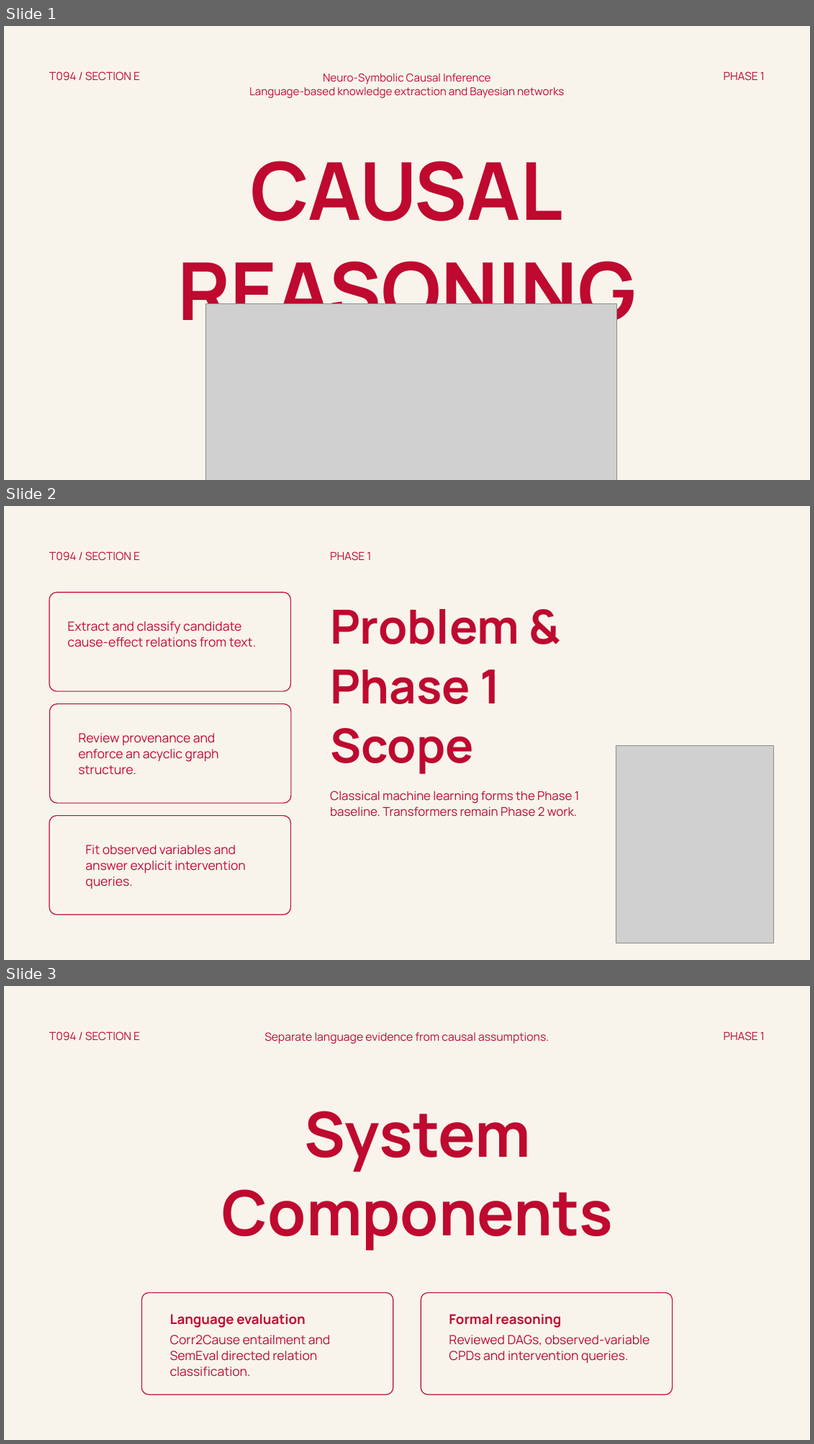
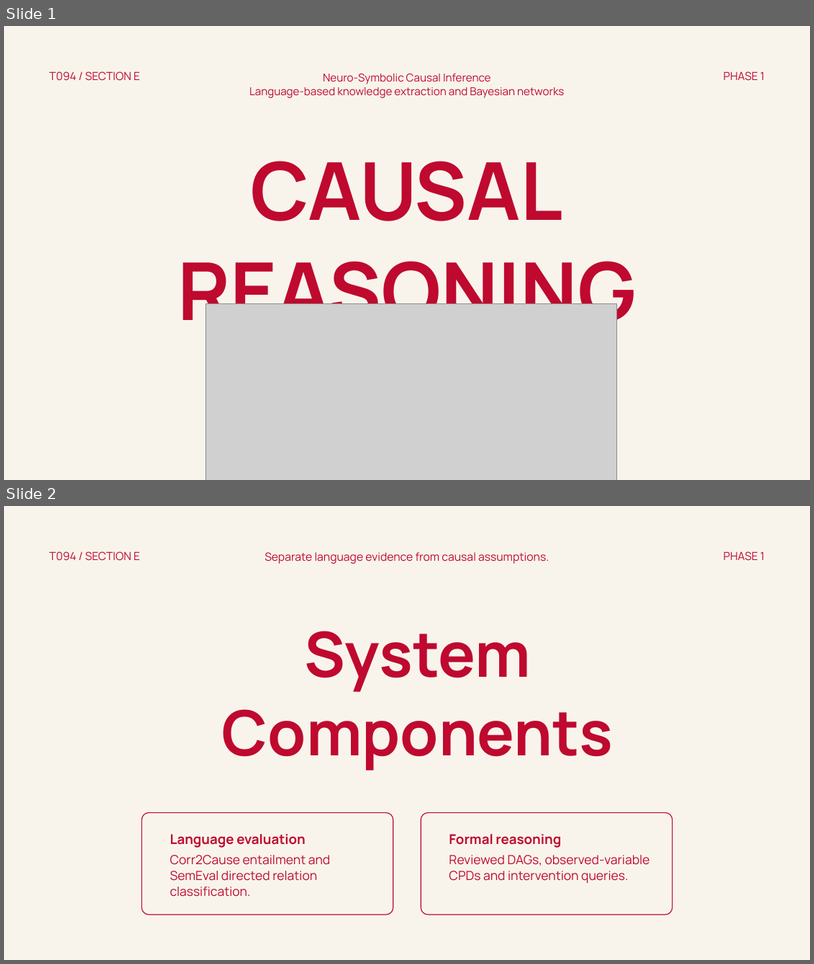
Before and after one commit to Mystic-commits/AML-DL_Project, a slide deck: docs/phase1_presentation.pptx. Shown one above the other, each under a label of ours: slides 1, 2 and 3 before the commit, slides 1 and 2 after it. The pictures are 814x1444 and 814x964 pixels, drawn with LibreOffice and Linux fonts; fonts in the diff are those of the drawing; grey boxes stand for pictures. Boxes give left, top, right and bottom in pixels: in the first picture for what was removed or moved away, otherwise in the second. Text is boxed around its words. In the diff, an @@ line names an element or a change of style, - is before the commit and + after.

Commit message:
docs(presentation): condense to eight slides and remove Phase 2 references

```diff
--- a/docs/phase1_presentation.pptx
+++ b/docs/phase1_presentation.pptx
@@ slide 2 removed at [4,506,810,960], background #F8F4EC @@
@@ text removed at [49,551,140,561] @@
-T094 / SECTION E
@@ text removed at [330,551,371,561] @@
-PHASE 1
@@ freeform shape removed at [49,592,291,691] @@
@@ text removed at [330,609,520,774] @@
-Problem &
-Phase 1
-Scope
@@ text removed at [67,621,256,647] @@
-Extract and classify candidate cause-effect relations from text.
@@ freeform shape removed at [49,703,291,803] @@
@@ text removed at [78,733,219,775] @@
-Review provenance and enforce an acyclic graph structure.
@@ picture removed at [616,746,774,943] @@
@@ text removed at [330,790,580,816] @@
-Classical machine learning forms the Phase 1 baseline. Transformers remain Phase 2 work.
@@ freeform shape removed at [49,816,291,914] @@
@@ text removed at [85,844,246,888] @@
-Fit observed variables and answer explicit intervention queries.
@@ what was slide 3 is now slide 2 @@
```
Also in this commit, not shown: 1 slide changed, 6 other slides removed, 5 other files.
